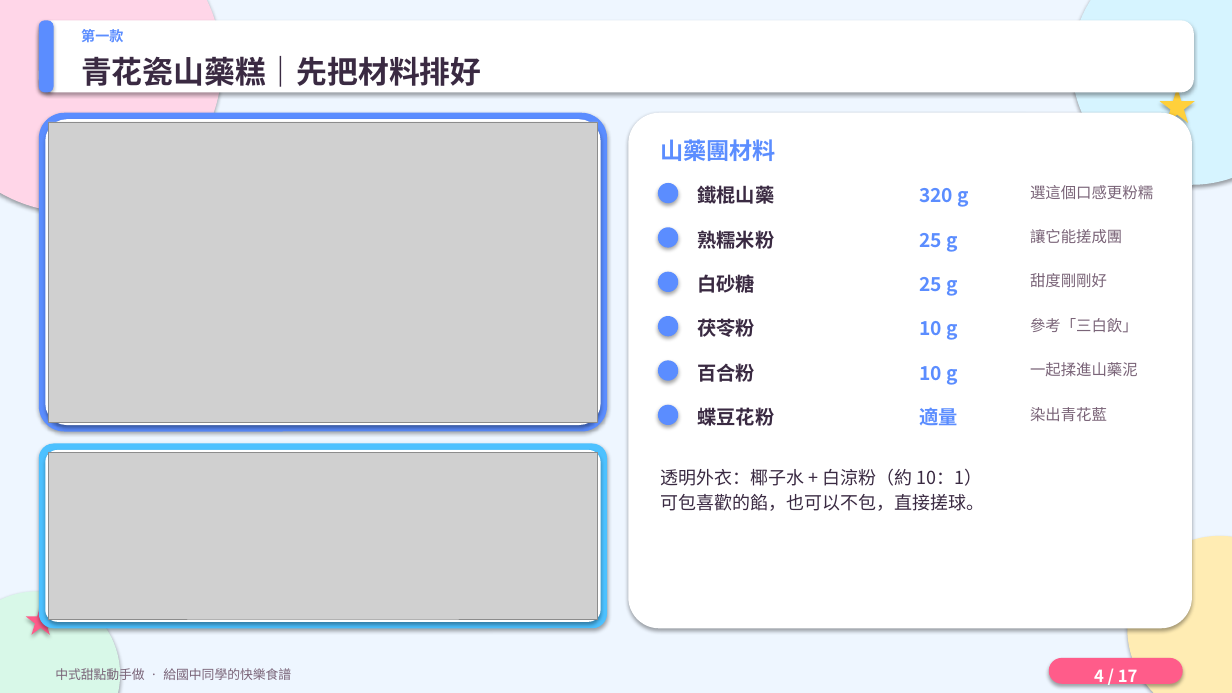
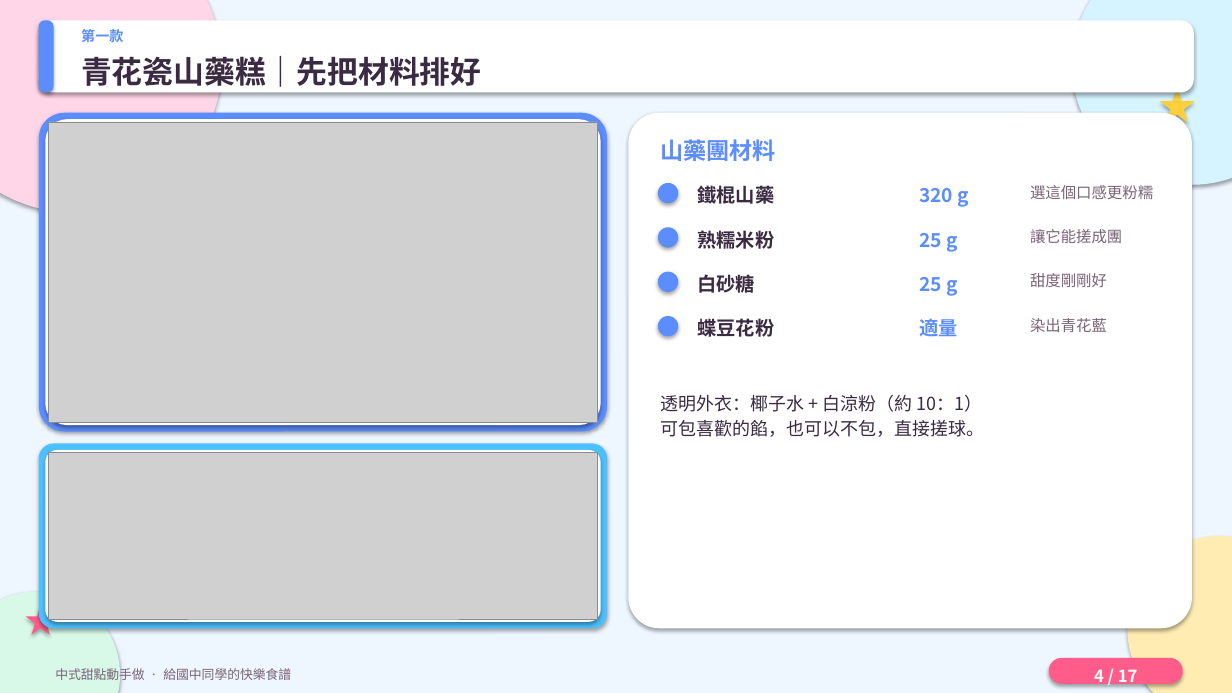
Before and after one commit to shirlyspeaking/peachblossom, a slide deck: slide 4 of ziliao/中式甜點教學簡報.pptx. Drawn at 1232x693 pixels with LibreOffice and Linux fonts; fonts in the diff are those of the drawing; grey boxes stand for pictures. Boxes give left, top, right and bottom in pixels: in the first picture for what was removed or moved away, otherwise in the second. Text is boxed around its words. In the diff, an @@ line names an element or a change of style, - is before the commit and + after.

```diff
--- a/ziliao/中式甜點教學簡報.pptx
+++ b/ziliao/中式甜點教學簡報.pptx
@@ text removed at (x1=697, y1=318, x2=755, y2=337) @@
-茯苓粉
@@ text removed at (x1=919, y1=321, x2=957, y2=340) @@
-10 g
@@ 3 texts moved together from (x1=697, y1=407, x2=1107, y2=426) to (x1=697, y1=318, x2=1107, y2=337) @@
@@ text removed at (x1=1030, y1=318, x2=1138, y2=333) @@
-參考「三白飲」
@@ text "透明外衣：椰子水 + 白涼粉（約 10：1） 可包喜歡的餡，也可以不包，直接搓球。" moved from (x1=660, y1=469, x2=984, y2=511) to (x1=660, y1=395, x2=984, y2=437) @@
@@ ellipse removed at (x1=658, y1=360, x2=678, y2=381) @@
@@ text removed at (x1=697, y1=363, x2=755, y2=382) @@
-百合粉
@@ text removed at (x1=919, y1=366, x2=957, y2=385) @@
-10 g
@@ text removed at (x1=1030, y1=362, x2=1138, y2=376) @@
-一起揉進山藥泥
@@ ellipse removed at (x1=658, y1=405, x2=678, y2=425) @@
```
Also in this commit, not shown: 1 other slide changed, 13 other files.
